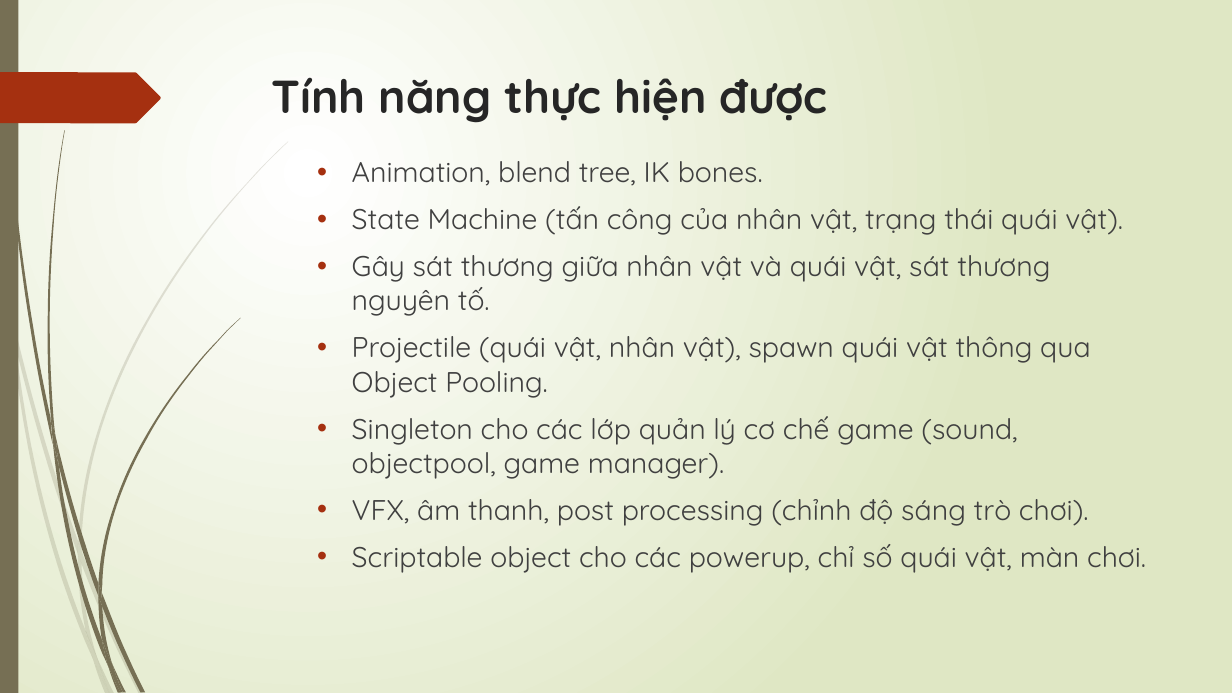
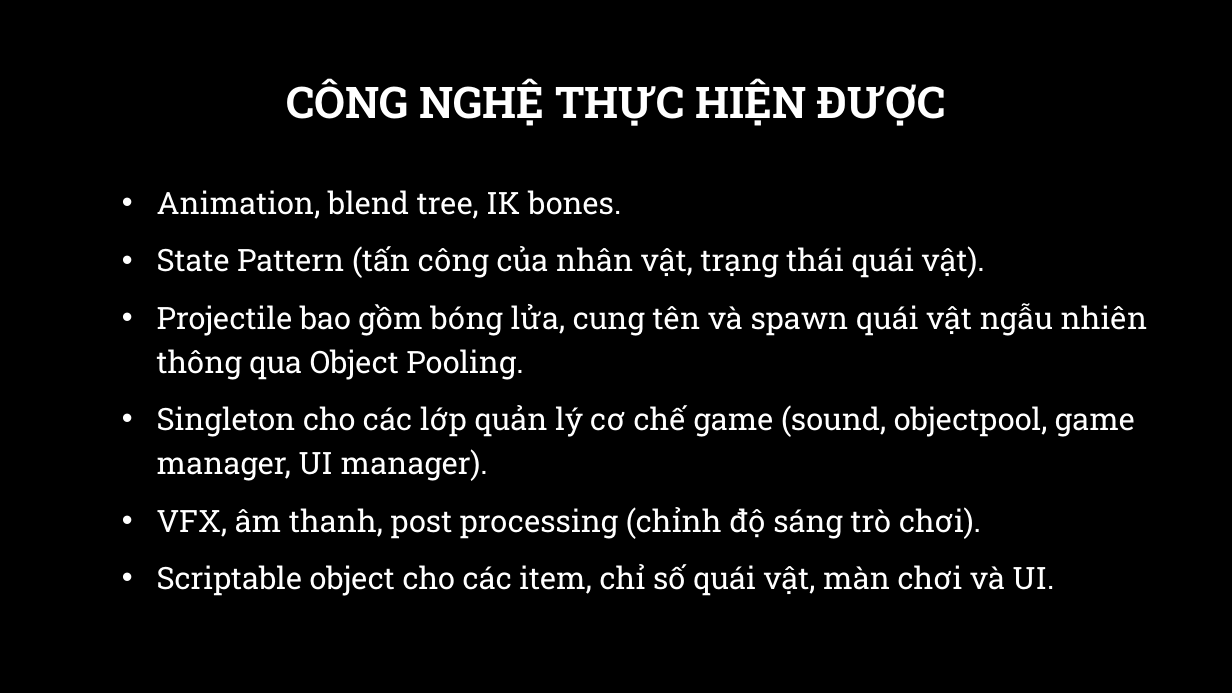
Before and after one commit to diephieunghia/3DPuzzleProject, a slide deck: slide 3 of Thuyết trình bảo vệ đồ án cuối khóa.pptx. Drawn at 1232x693 pixels with LibreOffice and Linux fonts; fonts in the diff are those of the drawing; background and template pictures are left out. Boxes give left, top, right and bottom in pixels: in the first picture for what was removed or moved away, otherwise in the second. Text is boxed around its words. In the diff, an @@ line names an element or a change of style, - is before the commit and + after.

Commit message:
Update pptx

```diff
--- a/Thuyết trình bảo vệ đồ án cuối khóa.pptx
+++ b/Thuyết trình bảo vệ đồ án cuối khóa.pptx
@@ background gradient #FFFFFF to #DFE8C4 to picture (left out) @@
@@ rectangle removed at (0,0,18,693) @@
@@ title "CÔNG NGHỆ THỰC HIỆN ĐƯỢC" at (286,78,945,126): vertical alignment top to middle @@
@@ freeform shape removed at (0,72,161,123) @@
@@ title at (286,78,945,126): text changed; size 36 to 34 pt; font Quicksand to Roboto Slab; text colour #262626 to #FFFFFF @@
-Tính năng thực hiện được
+CÔNG NGHỆ THỰC HIỆN ĐƯỢC
@@ text "Animation, blend tree, IK bones.": place and size @@
-text "Animation, blend tree, IK bones." at (352,161,1146,573)
+text "Animation, blend tree, IK bones." at (157,190,1148,596)
@@ text at (157,190,981,539): size 22.2 to 24 pt, font Quicksand to Roboto Slab, text colour #404040 to #FFFFFF in "Animation, blend tree, IK bones.", "VFX, âm thanh, post processing (chỉnh độ ..."; line spacing 1 to 1.2 @@
@@ text at (157,246,1148,481): text changed; size 22.2 to 24 pt; font Quicksand to Roboto Slab; text colour #404040 to #FFFFFF @@
-    • State Machine (tấn công của nhân vật, trạng thái quái vật).
-    • Gây sát thương giữa nhân vật và quái vật, sát thương nguyên tố.
-    • Projectile (quái vật, nhân vật), spawn quái vật thông qua Object Pooling.
-    • Singleton cho các lớp quản lý cơ chế game (sound, objectpool, game manager).
+    • State Pattern (tấn công của nhân vật, trạng thái quái vật).
+    • Projectile bao gồm bóng lửa, cung tên và spawn quái vật ngẫu nhiên thông qua Object Pooling.
+    • Singleton cho các lớp quản lý cơ chế game (sound, objectpool, game manager, UI manager).
@@ text at (157,564,1055,596): text changed; size 22.2 to 24 pt; font Quicksand to Roboto Slab; text colour #404040 to #FFFFFF @@
-    • Scriptable object cho các powerup, chỉ số quái vật, màn chơi.
+    • Scriptable object cho các item, chỉ số quái vật, màn chơi và UI.
@@ group removed at (0,141,288,693): 10 freeform shapes @@
@@ group removed at (3,0,240,693): 12 freeform shapes @@
```
Also in this commit, not shown: 4 other slides changed.
